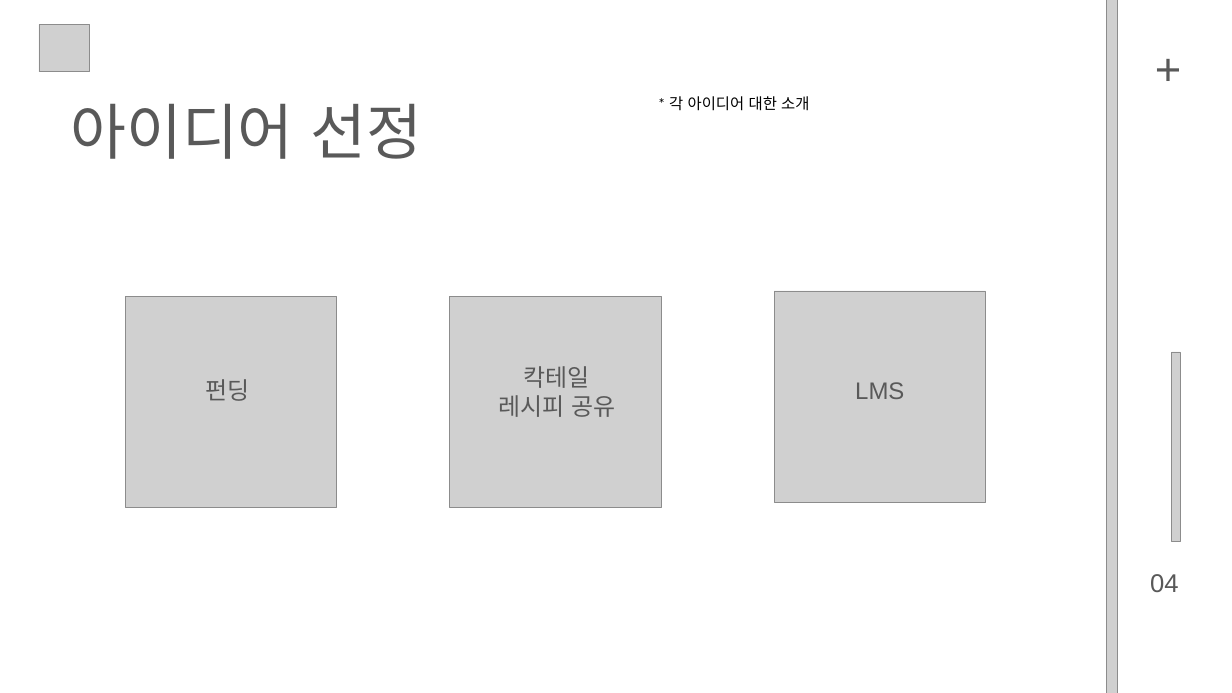
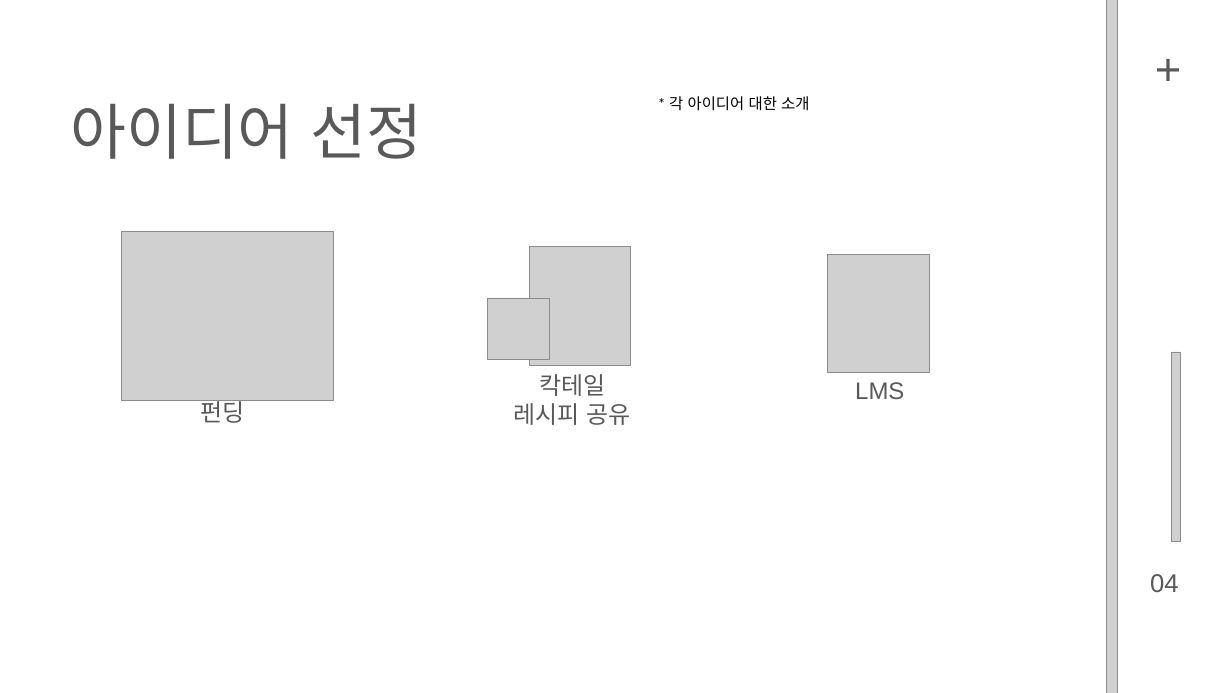
Before and after one commit to byungmeo/CockFit, a slide deck: slide 4 of Documents/방구석낭만_ppt문민우.pptx. Drawn at 1232x693 pixels with LibreOffice and Linux fonts; fonts in the diff are those of the drawing; grey boxes stand for pictures. Boxes give left, top, right and bottom in pixels: in the first picture for what was removed or moved away, otherwise in the second. Text is boxed around its words. In the diff, an @@ line names an element or a change of style, - is before the commit and + after.

```diff
--- a/Documents/방구석낭만_ppt문민우.pptx
+++ b/Documents/방구석낭만_ppt문민우.pptx
@@ picture removed at box(39, 25, 89, 72) @@
@@ picture added at box(122, 231, 333, 400) @@
@@ picture added at box(530, 247, 631, 365) @@
@@ picture added at box(827, 254, 930, 373) @@
@@ picture removed at box(126, 296, 337, 508) @@
@@ picture removed at box(450, 296, 661, 508) @@
@@ picture added at box(488, 298, 549, 360) @@
@@ picture removed at box(774, 291, 986, 502) @@
@@ text "칵테일 레시피 공유": place and size @@
-text "칵테일 레시피 공유" at box(498, 366, 615, 417)
+text "칵테일 레시피 공유" at box(514, 374, 630, 425)
@@ text "펀딩" rewrapped from box(205, 379, 249, 401) to box(201, 396, 245, 423) @@
```
Also in this commit, not shown: 10 other slides changed, 4 other files.
